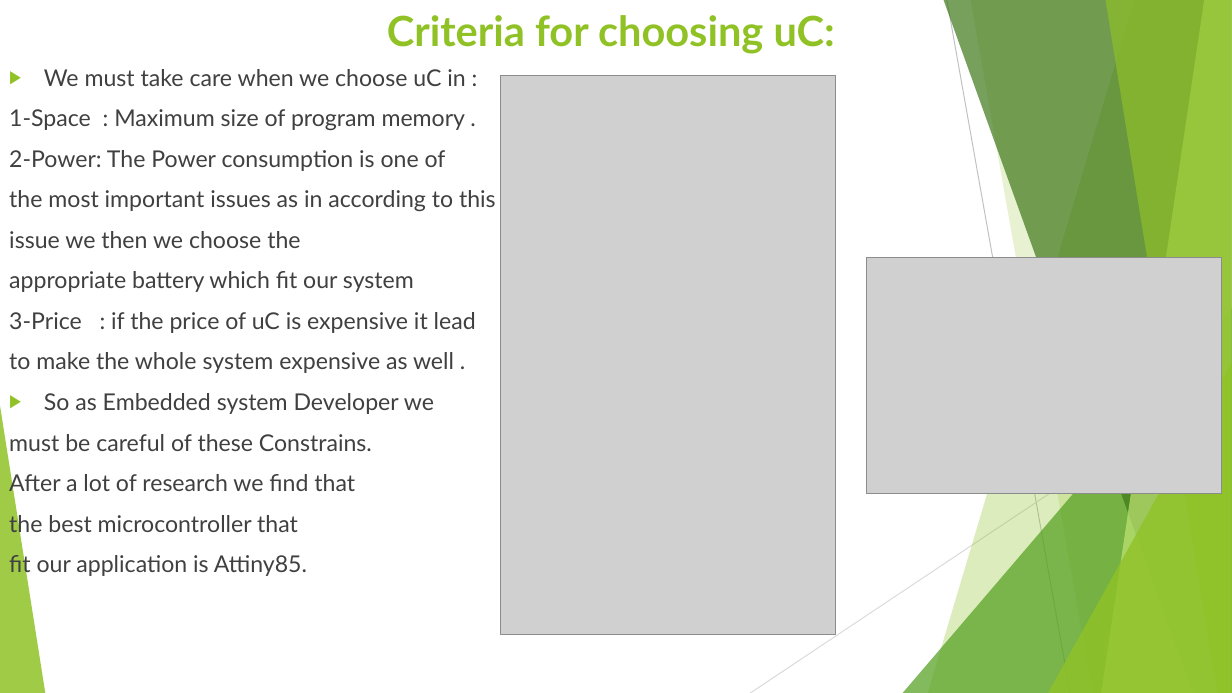
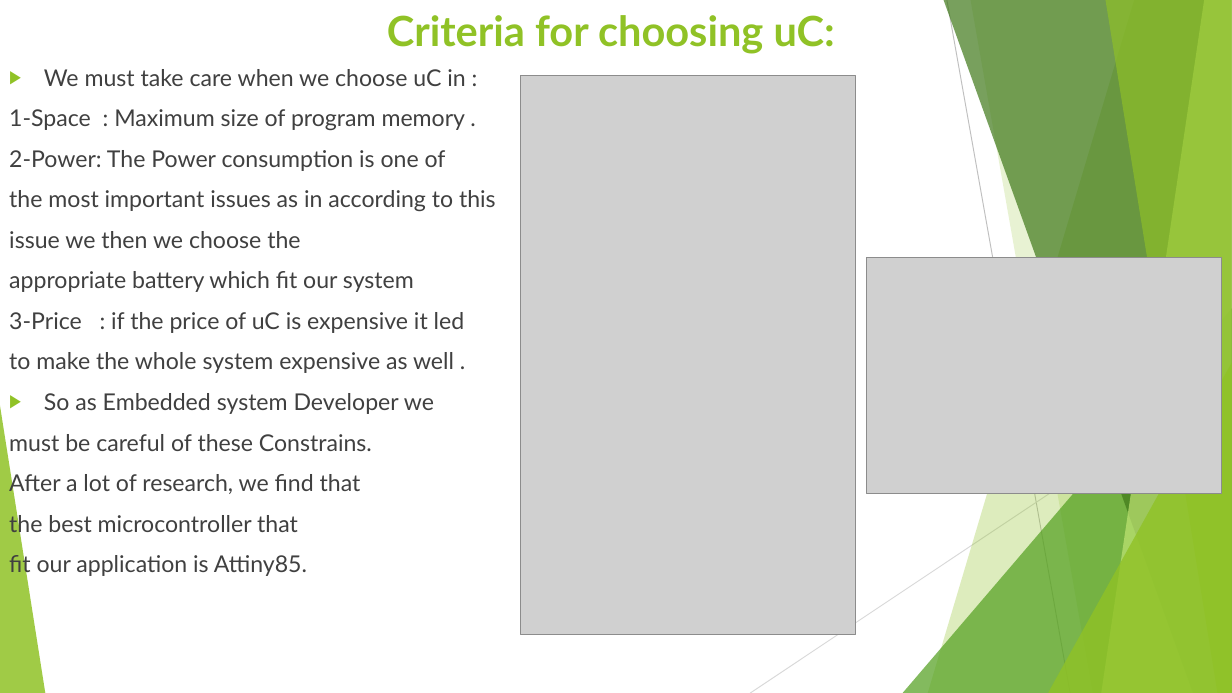
Before and after one commit to EngSherifMostafa/Graduation-project-2020-2021, a slide deck: slide 13 of Theoretical/Smart Battery Monitor.pptx. Drawn at 1232x693 pixels with LibreOffice and Linux fonts; fonts in the diff are those of the drawing; grey boxes stand for pictures. Boxes give left, top, right and bottom in pixels: in the first picture for what was removed or moved away, otherwise in the second. Text is boxed around its words. In the diff, an @@ line names an element or a change of style, - is before the commit and + after.

```diff
--- a/Theoretical/Smart Battery Monitor.pptx
+++ b/Theoretical/Smart Battery Monitor.pptx
@@ picture: place and size @@
-picture at (501,76,836,635)
+picture at (521,76,857,635)
@@ text at (9,312,465,333): text changed @@
-3-Price : if the price of uC is expensive it lead
+3-Price : if the price of uC is expensive it led
@@ text at (9,471,361,497): text changed @@
-After a lot of research we find that
+After a lot of research, we find that
```
Also in this commit, not shown: 14 other slides changed.
